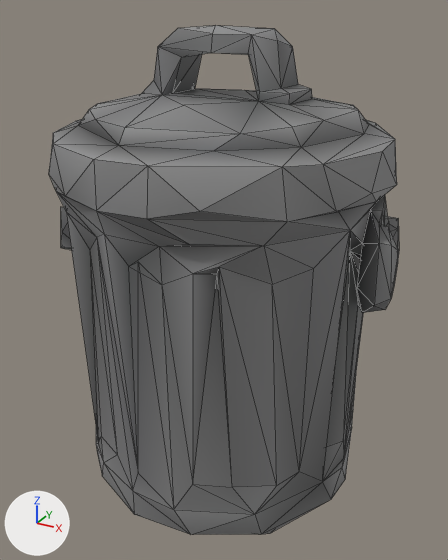
Two versions of the glTF model public/models/prop_trashcan.glb, one commit apart.
Camera for both pictures: a camera (50 mm lens) standing at (0.655, -1.195, 1.083) and looking at (0.005, -0.014, 0.492). The lights are fixed; the arrows at lower left show +X, +Y and +Z. The older version comes first. Mesh edges are drawn as thin lines. Where no turn or scale is listed for an object, it has been applied to the vertices.
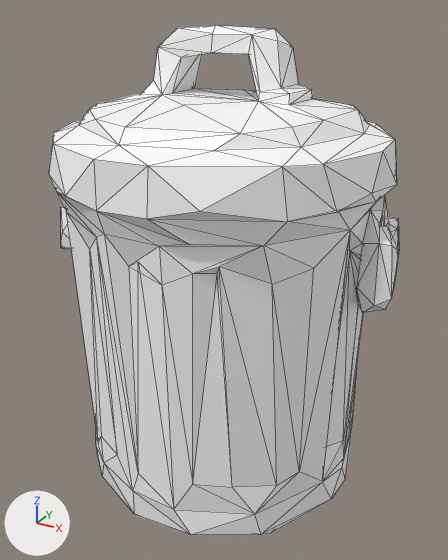
The change, as a diff of the scene's bpy script:
```diff
--- a/public/models/prop_trashcan.glb.py
+++ b/public/models/prop_trashcan.glb.py
@@ mat_material_0 @@
 n0 = _N.new('ShaderNodeBsdfPrincipled'); n0.name = 'Principled BSDF'
+n0.inputs[0].default_value = (1.0, 1.0, 1.0, 1.0)  # 'Base Color', white #ffffff
 n1 = _N.new('ShaderNodeOutputMaterial'); n1.name = 'Material Output'
-n2 = _N.new('ShaderNodeVertexColor'); n2.name = 'Color Attribute'
 _L.new(n0.outputs[0], n1.inputs[0])  # 'BSDF' to 'Surface'
-_L.new(n2.outputs[0], n0.inputs[0])  # 'Color' to 'Base Color'
```

What differs and where, as boxes (x1, y1, x2, y2) in the pictures (448 x 560 px):
'Mesh_0', recoloured (lighter)
    both: (49, 25, 399, 535)
